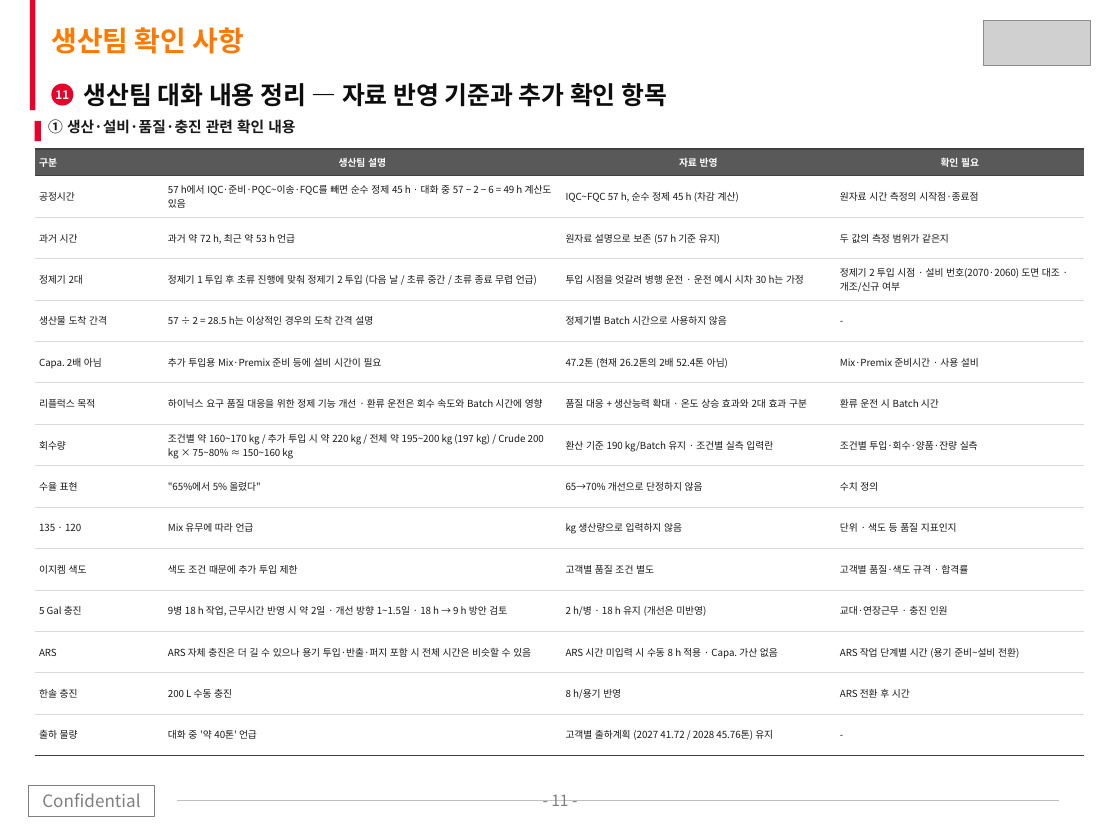
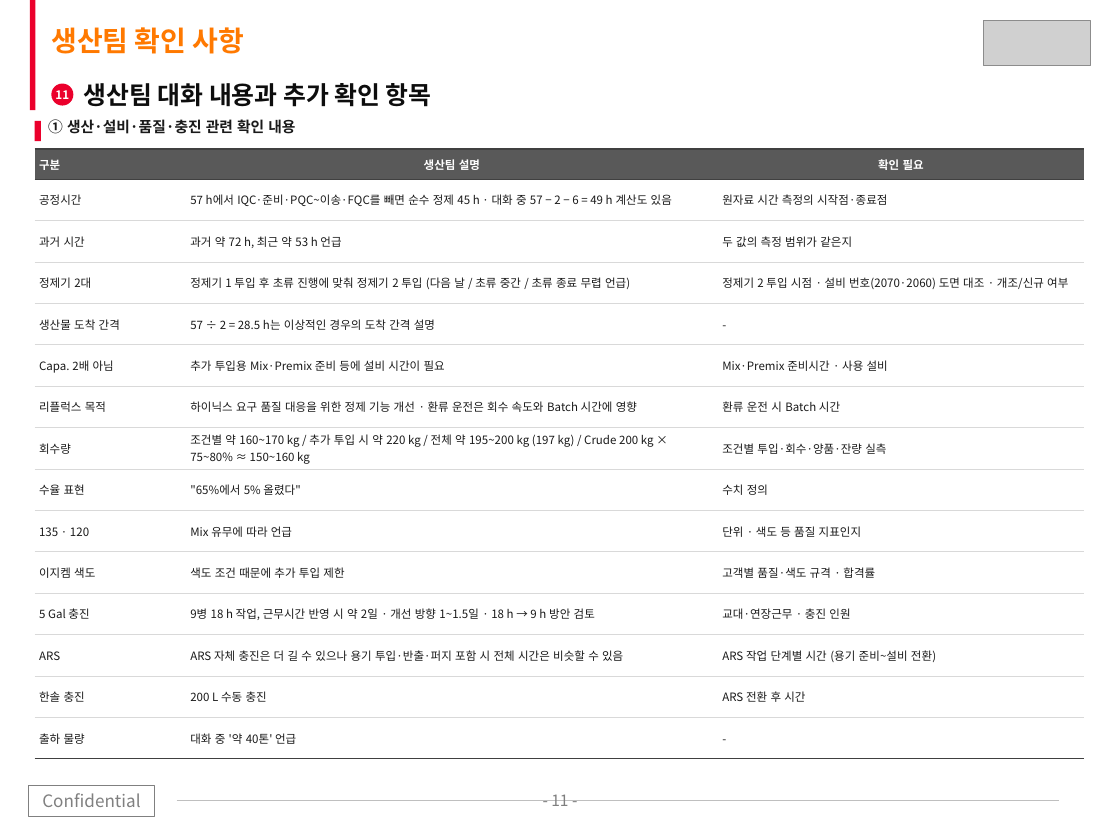
Before and after one commit to Jameskim25/-, a slide deck: slide 11 of SKTC_CpZr_Capacity_Reflux_Roadmap_2027_2028.pptx. Drawn at 1120x840 pixels with LibreOffice and Linux fonts; fonts in the diff are those of the drawing; grey boxes stand for pictures. Boxes give left, top, right and bottom in pixels: in the first picture for what was removed or moved away, otherwise in the second. Text is boxed around its words. In the diff, an @@ line names an element or a change of style, - is before the commit and + after.

```diff
--- a/SKTC_CpZr_Capacity_Reflux_Roadmap_2027_2028.pptx
+++ b/SKTC_CpZr_Capacity_Reflux_Roadmap_2027_2028.pptx
@@ text at box(84, 83, 432, 107): text changed @@
-생산팀 대화 내용 정리 — 자료 반영 기준과 추가 확인 항목
+생산팀 대화 내용과 추가 확인 항목
@@ table at box(35, 149, 1084, 759) @@
-column 3: 자료 반영 | IQC~FQC 57 h, 순수 정제 45 h (차감 계산) | 원자료 설명으로 보존 (57 h 기준 유지) | 투입 시점을 엇갈려 병행 운전 · 운전 예시 시차 30 h는 가정 | 정제기별 Batch 시간으로 사용하지 않음 | 47.2톤 (현재 26.2톤의 2배 52.4톤 아님) | 품질 대응 + 생산능력 확대 · 온도 상승 효과와 2대 효과 구분 | 환산 기준 190 kg/Batch 유지 · 조건별 실측 입력란 | 65→70% 개선으로 단정하지 않음 | kg 생산량으로 입력하지 않음 | 고객별 품질 조건 별도 | 2 h/병 · 18 h 유지 (개선은 미반영) | ARS 시간 미입력 시 수동 8 h 적용 · Capa. 가산 없음 | 8 h/용기 반영 | 고객별 출하계획 (2027 41.72 / 2028 45.76톤) 유지
```
Also in this commit, not shown: 10 other slides changed, 1 other file.
